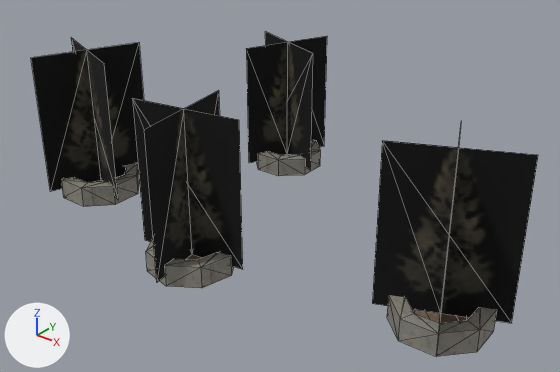
Before and after pictures for a commit that changed the OBJ model examples/vehicle-playground/res/models/urban/procgen-procpain-tree-park-pine-large-x1zm2.obj.
Rendered twice from a camera (50 mm lens) standing at (28.7, -9.2, 23.0) and looking at (2.9, 23.1, 3.0). Lighting does not change. The marker at lower left points along +X, +Y and +Z. The first picture is the older version. Mesh edges are drawn as thin lines. Where no turn or scale is listed for an object, it has been applied to the vertices. Vertices at exactly the same position are counted once.

Objects in the first picture: 'procgen-procpain-tree-park-pine-large-x1zm2'.
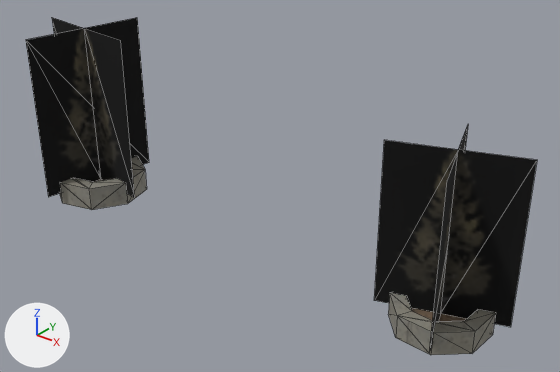
Where the change shows, as pixel boxes (x1, y1, x2, y2) in the pictures (560 x 372 px; the box of a moved part takes in the faces that stretch with it):
'procgen-procpain-tree-park-pine-large-x1zm2', reshaped
    before: (31, 32, 538, 356)
    after: (26, 17, 537, 355)
part 1 of me_procgen_procpain_tree_park_pine_large_x1zm2, moved or reshaped
    before: (387, 295, 497, 356)
    after: (388, 293, 496, 355)
part 2 of me_procgen_procpain_tree_park_pine_large_x1zm2, moved or reshaped
    before: (61, 163, 139, 206)
    after: (60, 156, 147, 210)
part 3 of me_procgen_procpain_tree_park_pine_large_x1zm2, deleted
    before: (256, 140, 321, 176)
part 4 of me_procgen_procpain_tree_park_pine_large_x1zm2, deleted
    before: (146, 238, 234, 288)
part 5 of me_procgen_procpain_tree_park_pine_large_x1zm2, deleted
    before: (246, 32, 327, 170)
part 6 of me_procgen_procpain_tree_park_pine_large_x1zm2, deleted
    before: (132, 90, 243, 282)
part 7 of me_procgen_procpain_tree_park_pine_large_x1zm2, moved or reshaped
    before: (372, 128, 538, 344)
    after: (374, 125, 537, 352)
part 8 of me_procgen_procpain_tree_park_pine_large_x1zm2, moved or reshaped
    before: (31, 38, 144, 199)
    after: (26, 17, 149, 198)

The change, as a diff of the scene's bpy script:
```diff
--- a/examples/vehicle-playground/res/models/urban/procgen-procpain-tree-park-pine-large-x1zm2.obj.py
+++ b/examples/vehicle-playground/res/models/urban/procgen-procpain-tree-park-pine-large-x1zm2.obj.py
@@ me_procgen_procpain_tree_park_pine_large_x1zm2 @@
 # used by ob_procgen_procpain_tree_park_pine_large_x1zm2; location = (0.0, 0.0, 0.0)
-me_procgen_procpain_tree_park_pine_large_x1zm2.from_pydata(...)  # 168 vertices, 272 faces; spans x -13.2..18.1, y 13.7..34.3, z 0.0..9.6
+me_procgen_procpain_tree_park_pine_large_x1zm2.from_pydata(...)  # 84 vertices, 136 faces; spans x -13.9..18.2, y 16.2..23.9, z 0.0..10.9
+# me_procgen_procpain_tree_park_pine_large_x1zm2 part 1: the loose piece of 32 vertices spanning x 12.6..17.5, y 18.1..23.0, z 0.0..1.3 is turned -95.6 degrees about the z axis through its middle and scaled by 0.99
+# me_procgen_procpain_tree_park_pine_large_x1zm2 part 2: the loose piece of 32 vertices spanning x -12.4..-7.6, y 17.6..22.5, z 0.0..1.3 is turned 104.6 degrees about the z axis through its middle and scaled by 1.14, then moved by (0.0, 0.0, 0.1)
+# me_procgen_procpain_tree_park_pine_large_x1zm2 part 3: the loose piece of 32 vertices spanning x -5.3..-0.8, y 29.1..33.6, z 0.0..1.2 is deleted
+# me_procgen_procpain_tree_park_pine_large_x1zm2 part 4: the loose piece of 32 vertices spanning x -1.0..4.0, y 14.5..19.5, z 0.0..1.3 is deleted
+# me_procgen_procpain_tree_park_pine_large_x1zm2 part 5: the loose piece of 10 vertices spanning x -6.0..-0.1, y 28.4..34.3, z 0.6..8.9 is deleted
+# me_procgen_procpain_tree_park_pine_large_x1zm2 part 6: the loose piece of 10 vertices spanning x -1.8..4.7, y 13.7..20.2, z 0.6..9.2 is deleted
+# me_procgen_procpain_tree_park_pine_large_x1zm2 part 7
+# 9 vertices are removed from x 11.9..18.1, y 17.5..23.6, z 0.7..9.5
+# 8 faces are deleted
+# 4 vertices are added at (18.2, 21.7, 0.6), (11.9, 19.5, 0.6), (13.9, 23.7, 0.6), (16.1, 17.4, 0.6)
+# 5 new vertices lie (0.0, 0.0, 8.8) away from vertices in x 11.9..18.2, y 17.4..23.7, z 0.6..0.7
+# 8 new faces join them, mat_treeb (picture img_treeb_png)
+# me_procgen_procpain_tree_park_pine_large_x1zm2 part 8
+# 9 vertices are removed from x -13.2..-6.8, y 16.9..23.2, z 0.7..9.6
+# 8 faces are deleted
+# 1 vertex moves within x -10.0, y 20.1, z 0.7
+# 4 vertices are added at (-13.9, 20.5, 0.7), (-6.1, 19.6, 0.7), (-10.5, 16.2, 0.7), (-9.5, 23.9, 0.7)
+# 5 new vertices lie (0.0, 0.0, 10.2) away from vertices in x -13.9..-6.1, y 16.2..23.9, z 0.7
+# 8 new faces join them, mat_treeb (picture img_treeb_png)
 me_procgen_procpain_tree_park_pine_large_x1zm2.materials.append(mat_treeb)
```
